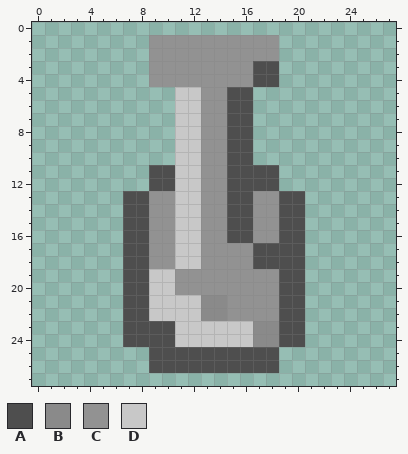
Pixel-art sprite, stored at res/images/tank-top.png. The picture above is the old version.
The file is 28x28 pixels.
Palette (. is transparent): A #4e4e4e  B #8a8a8a  C #929292  D #c8c8c8
Pixels before, first column x 7:
 1 ..CCCCCCCCCC..
 2 ..CCCCCCCCCC..
 3 ..CCCCCCCCAA..
 4 ..CCCCCCCCAA..
 5 ....DDCCAA....
 6 ....DDCCAA....
 7 ....DDCCAA....
 8 ....DDCCAA....
 9 ....DDCCAA....
10 ....DDCCAA....
11 ..AADDCCAAAA..
12 ..AADDCCAAAA..
13 AACCDDCCAACCAA
14 AACCDDCCAACCAA
15 AACCDDCCAACCAA
16 AACCDDCCAACCAA
17 AACCDDCCCCAAAA
18 AACCDDCCCCAAAA
19 AADDCCCCCCCCAA
20 AADDCCCCCCCCAA
21 AADDDDBBCCCCAA
22 AADDDDBBCCCCAA
23 AAAADDDDDDBBAA
24 AAAADDDDDDBBAA
25 ..AAAAAAAAAA..
26 ..AAAAAAAAAA..
New version:
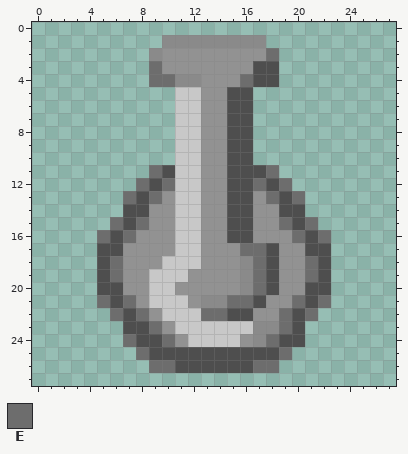
Colours new in this view: E #6d6d6d
The edit:
The edit adds colour A in row 16 at x 6 and 21; in row 17 at x 5 to 6 and 21 to 22; in rows 18 to 19 at x 5 and 22; in row 20 at x 5 to 6 and 21 to 22; in row 21 at x 6 and 21.
Colour C gives way to colour A in rows 19 to 20 at x 18; in row 21 at x 17; in row 22 at x 15 to 16.
Colour C gives way to colour B in row 1 at x 10 to 17; in row 2 at x 9; in row 4 at x 11 to 12; in rows 18 to 20 at x 16.
Colour A gives way to colour C in row 16 at x 8 and 19; in rows 17 to 20 at x 7 to 8 and 19 to 20; in row 21 at x 8 and 19; in row 23 at x 10.
Colour D gives way to colour C in row 21 at x 12; in row 22 at x 9; in row 24 at x 11 and 16.
Colour C gives way to colour D in row 18 at x 10; in row 19 at x 11.
The edit adds colour E in row 12 at x 8 and 19; in row 15 at x 6 and 21; in row 16 at x 5 and 22; in rows 18 to 19 at x 6 and 21; in row 21 at x 5 and 22; in row 22 at x 6 and 21.
The edit adds colour E in row 25 at x 8 and 19.
Colour A gives way to colour E in row 11 at x 9 and 18; in row 12 at x 10 and 17; in row 13 at x 7 and 20; in row 15 at x 8 and 19; in row 16 at x 7 and 20; in rows 17 to 18 at x 17.
Colour A gives way to colour E in row 21 at x 7 and 20; in row 22 at x 8 and 19; in row 23 at x 9 and 19; in row 24 at x 7 and 10; in row 26 at x 9 to 10 and 17 to 18.
Colour B gives way to colour E in row 22 at x 13 to 14; in row 24 at x 18.
Colour C gives way to colour E in row 2 at x 18; in row 3 at x 9; in row 4 at x 9 to 10 and 16; in row 13 at x 9 and 18; in row 17 at x 16; in rows 19 to 20 at x 17.
Colour C gives way to colour E in row 21 at x 15 to 16.
Colour C is gone in row 1 at x 9 and 18.
